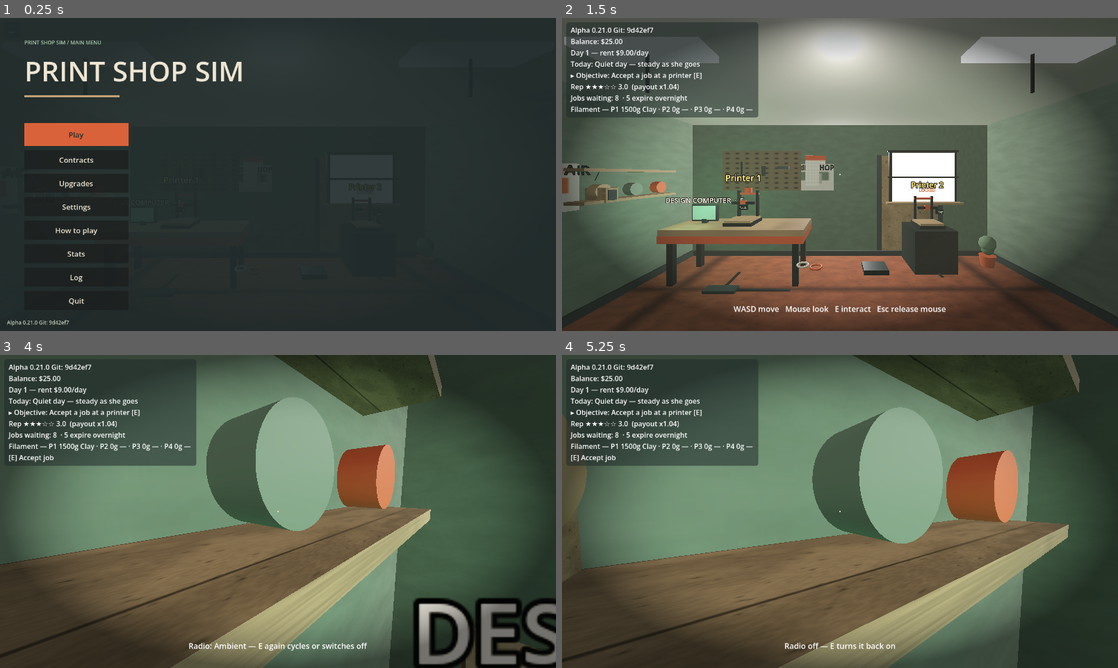
Above: before the commit, frames 1-4 (two rows, left to right).
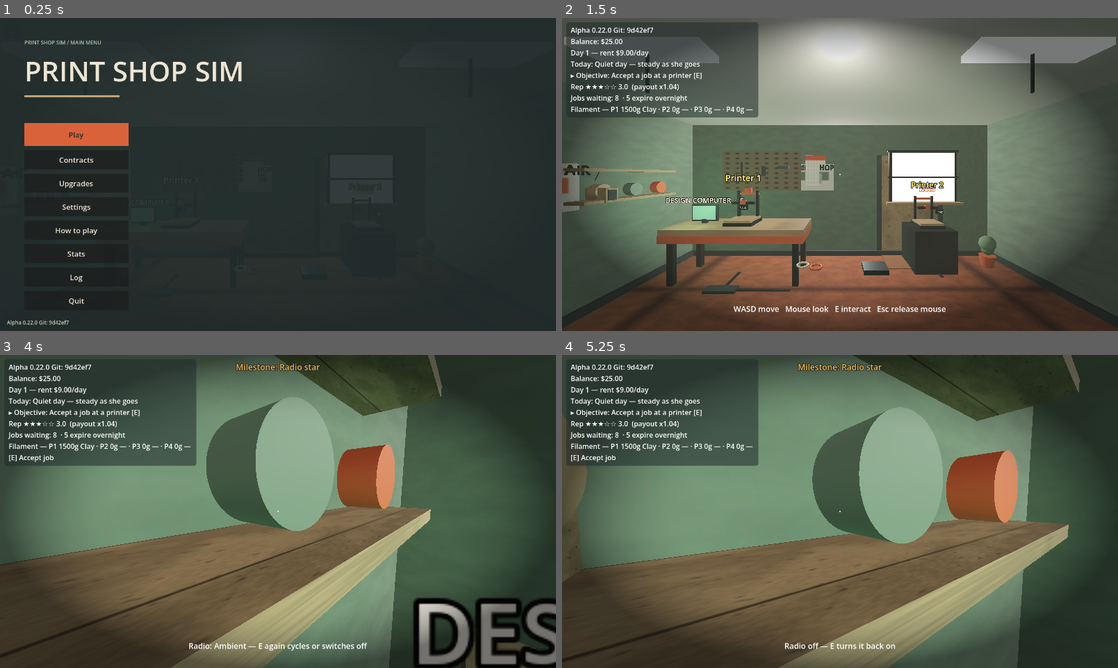
Above: after the commit, the same moments.

Repository: jiracipika/printshop-sim
Game: Godot game, scene res://scenes/Main.tscn
Two runs of this game, one before a commit and one after it. Both use one fixed random seed, a clock stepped at 60 frames per second and the inputs below.
Inputs (mouse positions are in pixels of both pictures, inside the frame that each line leads up to):
- Up to frame 1 (0.25 s): no input
- Up to frame 2 (1.5 s): click "Play" at 0.5 s; tap Enter at 1.25 s; move the mouse to (962, 158) at 1.27 s; hold D (move_right) from 1.28 s (still down); tap E (interact) at 1.35 s; click (962, 158) at 1.42 s
- Up to frame 3 (4 s): tap Space at 2 s; move the mouse to (250, 511) at 2.02 s; release D (move_right) at 2.03 s; hold W (move_forward) from 2.03 s (still down); tap E (interact) at 2.1, 3.05, 3.8 s; move the mouse to (289, 505) at 2.77 s; tap 1 at 2.85 s; tap Enter at 3.5 s; move the mouse to (272, 517) at 3.52 s; tap 2 at 3.6 s; click (272, 517) at 3.67 s
- Up to frame 4 (5.25 s): keep holding W (move_forward); tap Space at 4.25 s; move the mouse to (878, 514) at 4.27 s; tap 3 at 4.35 s; tap E (interact) at 4.55 s; tap Enter at 5 s; move the mouse to (795, 508) at 5.02 s; tap 4 at 5.1 s

The runs differ from the first frame. In frame 1, less than 0.1% of the frame differs, in the area x 5-6%, y 96-98%; in frame 2, less than 0.1%; in frame 3, 0.2%; in frame 4, 0.3%, in the area x 7-58%, y 2-6%.

Commit message:
feat: presence pass — footsteps, morning bell, Radio star milestone (v0.22.0)
Sfx step1/step2 alternate paced to the walk (0.42 s interval, immediate
first step, idle/airborne never step); a soft bell rings on every live day
rollover (DayCycle.restore stays silent). Stations heard persist (save key
stations_heard) and feed the new Radio star milestone with the usual
toast/log machinery.

CRITICAL boot-save guard: the boot station mark ran before _load_save and
its _save_game() clobbered the player's file with a fresh-shop payload —
_boot_ready now gates it. v021's doormat check moved to the farm doorway
(the mat was under the wrong wall); shop_art stream count 11 -> 14.

Tests: all 36 suites + smoke green (1369 checks; 21 new in v022_test).

Diff:
--- a/scripts/Main.gd
+++ b/scripts/Main.gd
@@ -152,6 +152,16 @@
 var _toast: Label
 var _toast_t := 0.0
 var _achv_toasted: Array[String] = []
+## Presence pass (v0.22.0): footstep timing, and which radio stations have
+## played at least once (persists; feeds the Radio star milestone).
+var _step_timer := 0.0
+var _step_alt := false
+var _steps_played := 0
+var _bells_played := 0
+var _stations_heard: Array[int] = []
+## False until _ready finishes: boot-time station marks happen before the
+## save loads, and saving there would clobber the player's file.
+var _boot_ready := false
 var _reticle: ColorRect
 var pitch := 0.0
 var yaw := 0.0
@@ -286,6 +296,8 @@
 			"done": reputation >= 3.5},
 		{"name": "Top of the market", "hint": "reach a 4.25+ reputation",
 			"done": reputation >= 4.25},
+		{"name": "Radio star", "hint": "hear all 3 radio stations",
+			"done": _stations_heard.size() >= 3},
 		{"name": "Fully kitted", "hint": "own all 8 upgrades",
 			"done": upgrades.owned_count() == 8},
 		{"name": "Week one", "hint": "keep the shop open past day 7",
@@ -402,6 +414,7 @@
 	apply_setting("sfx_volume", float(settings.sfx_volume), false)
 	_apply_quality()
 	_refresh_event()
+	_boot_ready = true
 
 ## Reset the shop: clear the save and reload. Two-press confirm lives in the
 ## Settings button (MainMenu feeds this).
@@ -478,6 +491,8 @@
 				_music.play()
 		if not _music.playing:
 			_music.play()
+		if _music.playing:
+			_mark_station_heard(station)
 	elif _music.playing:
 		_music.stop()
 
@@ -546,6 +561,12 @@
 		for name in payload.achv_toasted:
 			if name is String:
 				_achv_toasted.append(name)
+	if payload.has("stations_heard") and typeof(payload.stations_heard) == TYPE_ARRAY:
+		_stations_heard.clear()
+		for st in payload.stations_heard:
+			var si := int(st)
+			if si >= 0 and si <= 2 and not _stations_heard.has(si):
+				_stations_heard.append(si)
 	# Silently adopt anything already earned at load time (a persisted set
 	# can lag the save — the check only runs while the HUD renders): a boot
 	# must never toast old news.
@@ -604,6 +625,7 @@
 			"log": workshop_log.snapshot(),
 			"tier_announced": announced_tier,
 			"achv_toasted": _achv_toasted,
+			"stations_heard": _stations_heard,
 		})
 	var ok: bool = load("res://scripts/BrowserSave.gd").save_payload(payload)
 	save_status_line = "%s at %s" % ["saved ok" if ok else "save FAILED",
@@ -1618,8 +1640,8 @@
 	pot_body.position = Vector3(-2.9, 0.3, 2.25)
 	add_child(pot_body)
 
-	# Dressing (v0.21.0): doormat under the shop door, a coffee mug on the
-	# design bench, and a cardboard stack by the packing table.
+	# Dressing (v0.21.0): doormat under the farm doorway, a coffee mug on
+	# the design bench, and a cardboard stack by the packing table.
 	var mat_mesh := MeshInstance3D.new()
 	var mat_box := BoxMesh.new()
 	mat_box.size = Vector3(1.3, 0.022, 0.7)
@@ -1628,7 +1650,7 @@
 	mat_mat.albedo_color = Color("#8A5A3B")
 	mat_mat.roughness = 0.95
 	mat_mesh.material_override = mat_mat
-	mat_mesh.position = Vector3((DOOR_X0 + DOOR_X1) / 2.0, 0.011, ROOM_D / 2.0 - 0.45)
+	mat_mesh.position = Vector3((DOOR_X0 + DOOR_X1) / 2.0, 0.011, -ROOM_D / 2.0 + 0.45)
 	mat_mesh.add_to_group("props")
 	add_child(mat_mesh)
 
@@ -2212,6 +2234,7 @@
 	if not _player.is_on_floor():
 		_player.velocity.y -= 14.0 * delta
 	_player.move_and_slide()
+	_footsteps(delta, dir.length_squared() > 0.0, _player.is_on_floor())
 	for m in machines:
 		var s: PrintSim = m.get("sim")
 		s.tick(delta)
@@ -2377,6 +2400,27 @@
 		_log_event("radio", "radio off")
 		_set_prompt("Radio off — E turns it back on")
 	sfx.play("click")
+
+## Footsteps (v0.22.0): soft alternating thuds timed to the walk. Idle time
+## pre-charges the timer to half a step so a resumed walk starts promptly.
+const STEP_INTERVAL := 0.42
+
+func _footsteps(delta: float, moving: bool, on_floor: bool) -> void:
+	if not moving or not on_floor:
+		_step_timer = minf(_step_timer + delta, STEP_INTERVAL * 0.5)
+		return
+	_step_timer -= delta
+	if _step_timer <= 0.0:
+		_step_timer = STEP_INTERVAL
+		_step_alt = not _step_alt
+		sfx.play("step2" if _step_alt else "step1")
+		_steps_played += 1
+
+## Morning bell (v0.22.0): one soft two-partial ding as the new day starts.
+## DayCycle.restore sets the day without emitting, so save-loads stay silent.
+func _morning_bell() -> void:
+	_bells_played += 1
+	sfx.play("bell")
 
 ## Printer stepper blips (v0.16.0): quiet, rate-limited ticks while a machine
 ## prints — organic spacing so four machines never sync into a drone.
@@ -2983,6 +3027,7 @@
 	var expired: Array = job_board.rotate_day(new_day, true,
 		Events.tier_max_difficulty(tier), Events.tier_rush_mult(tier))
 	_refresh_event()
+	_morning_bell()
 	var missed_note := ""
 	if not expired.is_empty():
 		stats.missed += expired.size()
@@ -3293,6 +3338,15 @@
 		card.offset_left = 10.0
 		card.offset_top = 10.0
 		card.reset_size()
+
+## Record a station as heard (v0.22.0); third one unlocks Radio star.
+func _mark_station_heard(station: int) -> void:
+	if station >= 0 and station <= 2 and not _stations_heard.has(station):
+		_stations_heard.append(station)
+		# The boot mark lands before _load_save; saving there would wipe the
+		# file with a fresh-shop payload. The next natural save persists it.
+		if _boot_ready:
+			_save_game()
 
 ## Flash a top-center toast; the fade lives in _physics_process.
 func _show_toast(text: String) -> void:
--- a/scripts/SaveSystem.gd
+++ b/scripts/SaveSystem.gd
@@ -108,6 +108,8 @@
 		return {}
 	if not _achv_toasted_valid(p):
 		return {}
+	if not _stations_heard_valid(p):
+		return {}
 
 	var out: Dictionary = p.duplicate(true)
 	out["version"] = int(p["version"])
@@ -180,6 +182,25 @@
 	return true
 
 
+## Optional "stations_heard" key (v0.22.0): absent = fine; present must be
+## an array of station indexes 0..2 (at most 3, duplicates tolerated-read).
+static func _stations_heard_valid(p: Dictionary) -> bool:
+	if not p.has("stations_heard"):
+		return true
+	if typeof(p["stations_heard"]) != TYPE_ARRAY:
+		return false
+	if p["stations_heard"].size() > 3:
+		return false
+	for v in p["stations_heard"]:
+		var t := typeof(v)
+		if t != TYPE_INT and t != TYPE_FLOAT:
+			return false
+		var f := float(v)
+		if f != floorf(f) or f < 0.0 or f > 2.0:
+			return false
+	return true
+
+
 ## Optional "achv_toasted" key (v0.21.0): absent = fine; present must be an
 ## array of up to 40 milestone name strings.
 static func _achv_toasted_valid(p: Dictionary) -> bool:
--- a/scripts/Sfx.gd
+++ b/scripts/Sfx.gd
@@ -102,6 +102,25 @@
 			# Printer stepper blip (v0.16.0): tiny high tick, played quietly
 			# and rate-limited by Main while a print runs.
 			s = _wav(_tone(2350.0, 0.035, 0.001, 7.0))
+		"step1":
+			# Footstep (v0.22.0): soft low thud + scuffed noise, alternating
+			# with step2 so a walk doesn't sound like a metronome. Scaled
+			# down — footsteps are texture, not percussion.
+			var step := _mix(_tone(72.0, 0.09, 0.004, 3.0), _noise_burst(0.045, 6.0, 1.2))
+			for i in step.size():
+				step[i] *= 0.7
+			s = _wav(step)
+		"step2":
+			var step2 := _mix(_tone(64.0, 0.1, 0.004, 3.0), _noise_burst(0.05, 5.0, 1.2))
+			for i in step2.size():
+				step2[i] *= 0.7
+			s = _wav(step2)
+		"bell":
+			# Morning bell (v0.22.0): two soft partials, long release.
+			var ring := _mix(_tone(880.0, 0.9, 0.01, 1.6), _tone(1318.5, 0.7, 0.01, 1.4), 0.35)
+			for i in ring.size():
+				ring[i] *= 0.7
+			s = _wav(ring)
 		"music":
 			s = music_station_stream(0)
 		"hum":
@@ -128,7 +147,7 @@
 
 static func stream_lengths() -> Dictionary:
 	var out: Dictionary = {}
-	for key in ["grab", "place", "beep", "chime", "buzz", "cash", "click", "upgrade", "hum", "servo", "music"]:
+	for key in ["grab", "place", "beep", "chime", "buzz", "cash", "click", "upgrade", "hum", "servo", "music", "step1", "step2", "bell"]:
 		var s := stream(key)
 		if s != null:
 			out[key] = s.data.size() / 2.0 / RATE
--- a/scripts/Version.gd
+++ b/scripts/Version.gd
@@ -2,7 +2,7 @@
 
 # Autoload: build/version identification so we always know what's deployed.
 
-const VERSION := "0.21.0"
+const VERSION := "0.22.0"
 const GIT_SHA := "9d42ef7"  # stamped by tools/build_web.sh at export time
 
 func label() -> String:
--- a/tests/shop_art_test.gd
+++ b/tests/shop_art_test.gd
@@ -54,8 +54,9 @@
 		"texture cache returns the same instance")
 
 	# SFX: every sound builds a stream; the printer hum and music loop.
+	# (v0.22.0 grew the bank to 14: servo, three music keys, steps + bell.)
 	var lengths: Dictionary = Sfx.stream_lengths()
-	_ok(lengths.size() == 11, "all eleven sfx streams build")
+	_ok(lengths.size() == 14, "all fourteen sfx streams build")
 	for key in lengths:
 		_ok(float(lengths[key]) > 0.0, "sfx %s has positive length" % key)
 	var hum: AudioStreamWAV = Sfx.stream("hum")
--- a/tests/v021_test.gd
+++ b/tests/v021_test.gd
@@ -162,13 +162,13 @@
 	for prop in main3.get_tree().get_nodes_in_group("props"):
 		if prop is MeshInstance3D:
 			var p := prop as MeshInstance3D
-			if p.position.y < 0.02 and p.position.z > 2.0 and absf(p.position.x - 1.6) < 0.1:
+			if p.position.y < 0.02 and p.position.z < -2.0 and absf(p.position.x - 1.6) < 0.1:
 				found.mat = true
 			if p.position.y > 0.9 and p.position.y < 1.0 and p.position.z < -2.0:
 				found.mug = true
 			if p.position.x > 2.8 and p.position.y > 0.1 and p.position.y < 0.6:
 				found.boxes += 1
-	_ok(found.mat, "doormat sits under the shop door")
+	_ok(found.mat, "doormat sits under the farm doorway")
 	_ok(found.mug, "coffee mug on the design bench")
 	_ok(found.boxes >= 3, "cardboard stack by the packing table")
 	var total := 0
--- /dev/null
+++ b/tests/v022_test.gd
@@ -0,0 +1,128 @@
+extends SceneTree
+
+## v0.22.0 — "Presence pass": footsteps while walking, morning bell on day
+## rollover, Radio star milestone. Run:
+## timeout 180 godot --headless --path . -s tests/v022_test.gd
+
+var checks := 0
+var failures := 0
+
+
+func _ok(cond: bool, label: String) -> void:
+	checks += 1
+	if cond:
+		print("ok %d: %s" % [checks, label])
+	else:
+		failures += 1
+		printerr("FAIL %d: %s" % [checks, label])
+
+
+func _init() -> void:
+	root.ready.connect(_run)
+
+
+func _run() -> void:
+	BrowserSave.clear()
+	_test_streams()
+	await _test_presence()
+	BrowserSave.clear()
+	print("---")
+	print("checks=%d failures=%d" % [checks, failures])
+	quit(1 if failures > 0 else 0)
+
+
+func _test_streams() -> void:
+	for key in ["step1", "step2", "bell"]:
+		_ok(Sfx.stream(key) != null, "%s stream builds" % key)
+	var step_len: float = Sfx.stream_lengths()["step1"]
+	var bell_len: float = Sfx.stream_lengths()["bell"]
+	_ok(step_len < 0.2 and bell_len > 0.6 and bell_len < 1.2,
+		"steps are ticks (%.2fs), the bell rings (%.2fs)" % [step_len, bell_len])
+	for key in ["step1", "step2", "bell"]:
+		var s: AudioStreamWAV = Sfx.stream(key)
+		var peak := 0.0
+		for i in range(0, s.data.size(), 256):
+			peak = maxf(peak, float(absi(s.data.decode_s16(i))) / 32767.0)
+		# Noise-based one-shots vary per run; just refuse clipping.
+		_ok(peak > 0.0 and peak < 0.95, "%s stays audible but tame (peak %.2f)" % [key, peak])
+
+
+func _test_presence() -> void:
+	var packed: PackedScene = load("res://scenes/Main.tscn")
+	var main = packed.instantiate()
+	root.add_child(main)
+	await physics_frame
+	await physics_frame
+
+	# Footsteps: first step lands immediately, then paces by the interval.
+	_ok(main._step_timer == 0.0 and main._steps_played == 0, "feet start quiet")
+	main._footsteps(0.016, true, true)
+	_ok(main._steps_played == 1 and absf(main._step_timer - 0.42) < 0.001,
+		"first footstep lands on the first moving frame")
+	main._footsteps(0.016, true, true)
+	_ok(main._steps_played == 1, "no double-step inside the interval")
+	main._footsteps(0.42, true, true)
+	main._footsteps(0.42, true, true)
+	_ok(main._steps_played == 3, "steps pace out over the distance")
+	main._step_alt = false
+	main._footsteps(0.5, true, true)
+	_ok(main._step_alt, "footsteps alternate variants")
+	var played_before: int = main._steps_played
+	main._footsteps(1.0, false, true)
+	main._footsteps(1.0, true, false)
+	_ok(main._steps_played == played_before,
+		"idle feet and airborne feet never step")
+
+	# Morning bell rings on a live rollover.
+	var bells: int = main._bells_played
+	main._on_day_changed(main.day_cycle.day + 1)
+	_ok(main._bells_played == bells + 1, "day rollover rings the bell")
+
+	# Radio star: the boot station counts, cycling marks the rest.
+	_ok(main._stations_heard == [0], "boot marks the playing station")
+	main.paused = false
+	main.captured = true
+	main._player.global_position = Vector3(-3.0, 0.3, -1.0)
+	main._try_interact()
+	main._try_interact()
+	_ok(main._stations_heard == [0, 1, 2], "cycling marks every station heard")
+	var names := {}
+	for a in main._achievements():
+		names[a.name] = bool(a.done)
+	_ok(names.get("Radio star", false), "Radio star unlocks at three stations")
+	main._update_hud()
+	_ok(main._toast.visible and main._toast.text.contains("Radio star"),
+		"Radio star toasts")
+	main._save_game()
+	var saved: Dictionary = load("res://scripts/BrowserSave.gd").load_payload()
+	var heard_saved = saved.get("stations_heard", "MISSING")
+	print("PROBE stations_heard in payload: ", heard_saved)
+	_ok(heard_saved is Array and heard_saved.size() == 3
+		and int(heard_saved[0]) == 0 and int(heard_saved[1]) == 1
+		and int(heard_saved[2]) == 2,
+		"stations_heard persists in the save")
+	main.queue_free()
+	await physics_frame
+
+	# Reload: the set restores and the milestone stays silent at boot.
+	var main2 = packed.instantiate()
+	root.add_child(main2)
+	await physics_frame
+	await physics_frame
+	print("PROBE main2 heard: ", main2._stations_heard)
+	_ok(main2._stations_heard.size() == 3, "stations_heard survives the reload")
+	# The restored log legitimately carries main1's Radio star entry; what
+	# must NOT happen is a second one after the reload's first HUD render.
+	var relogged := 0
+	for e in main2.workshop_log.entries():
+		if str(e["kind"]) == "milestone" and "Radio star" in str(e["text"]):
+			relogged += 1
+	main2._update_hud()
+	var relogged_after := 0
+	for e in main2.workshop_log.entries():
+		if str(e["kind"]) == "milestone" and "Radio star" in str(e["text"]):
+			relogged_after += 1
+	_ok(relogged >= 1 and relogged_after == relogged,
+		"reload never re-toasts Radio star")
+	main2.queue_free()
+	await physics_frame
Not shown, added: tests/v022_test.gd.uid
Not shown, changed: docs/HANDOFF.md
Not shown, changed: docs/ROADMAP.md
